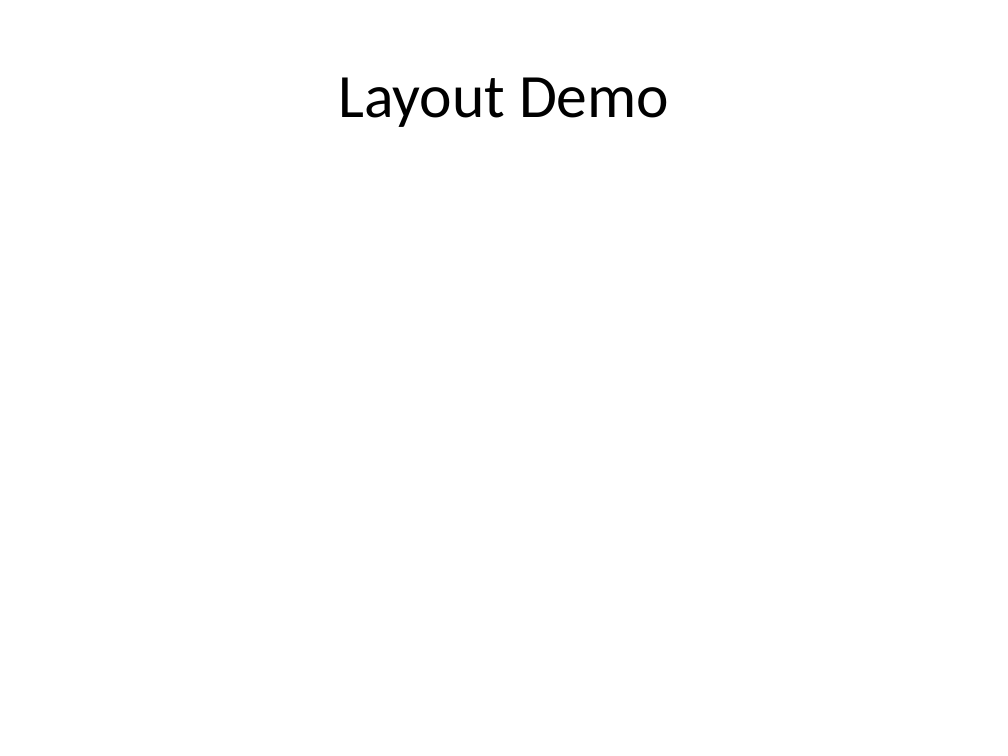
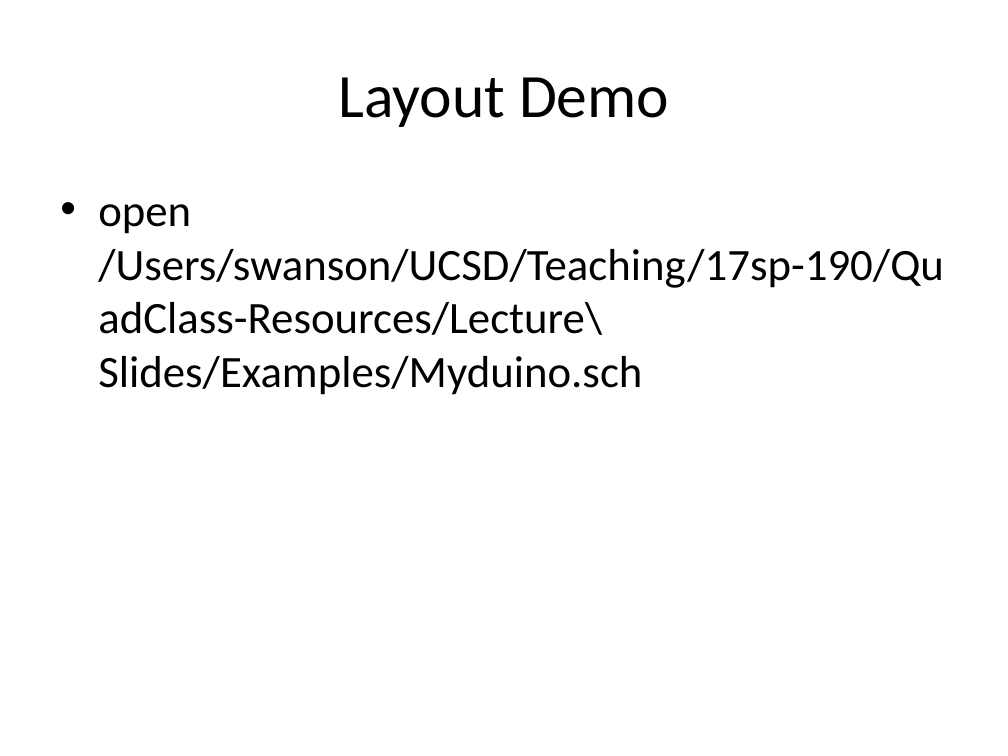
Before and after one commit to NVSL/QuadClass-Resources, a slide deck: slide 28 of Lecture Slides/Lab01-Eagle-Intro.pptx. Drawn at 1008x756 pixels with LibreOffice and Linux fonts; fonts in the diff are those of the drawing. Boxes give left, top, right and bottom in pixels: in the first picture for what was removed or moved away, otherwise in the second. Text is boxed around its words. In the diff, an @@ line names an element or a change of style, - is before the commit and + after.

Commit message:
examples for board layout/placement

```diff
--- a/Lecture Slides/Lab01-Eagle-Intro.pptx
+++ b/Lecture Slides/Lab01-Eagle-Intro.pptx
@@ text added at [98,204,944,395], 32 pt, text #000000 @@
+• open /Users/swanson/UCSD/Teaching/17sp-190/QuadClass-Resources/Lecture\ Slides/Examples/Myduino.sch
```
Also in this commit, not shown: 6 other slides changed, 12 other files.
